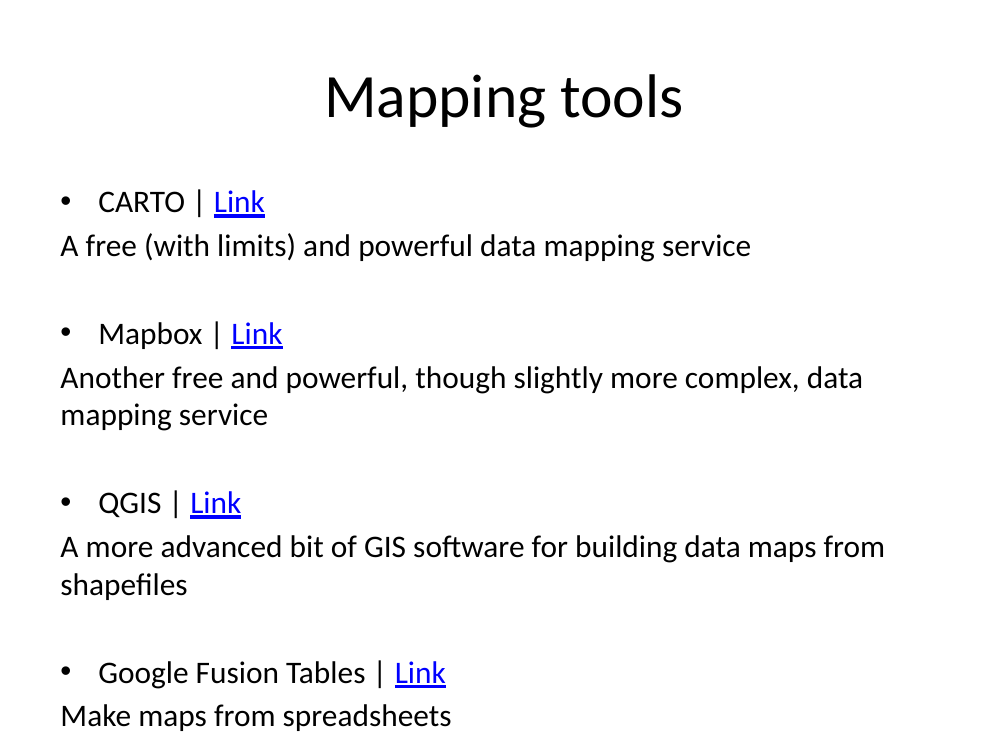
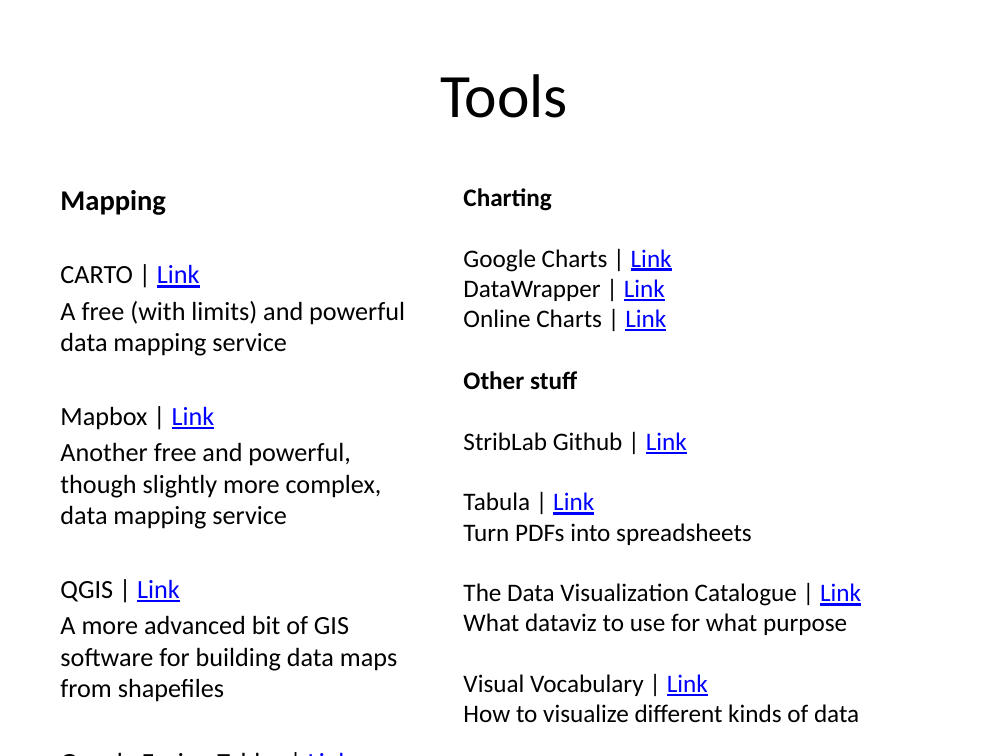
Before and after one commit to jeffhargarten/20181127-umn_class, a slide deck: slide 11 of data_presentation.pptx (slide 9 before the commit). Drawn at 1008x756 pixels with LibreOffice and Linux fonts; fonts in the diff are those of the drawing. Boxes give left, top, right and bottom in pixels: in the first picture for what was removed or moved away, otherwise in the second. Text is boxed around its words. In the diff, an @@ line names an element or a change of style, - is before the commit and + after.

```diff
--- a/data_presentation.pptx
+++ b/data_presentation.pptx
@@ title at (x1=440, y1=74, x2=568, y2=118): text changed @@
-Mapping tools
+Tools
@@ text at (x1=60, y1=190, x2=166, y2=215): paragraph added @@
+Mapping
@@ text added at (x1=463, y1=188, x2=672, y2=331), 18 pt, text #000000 @@
+Charting
+Google Charts | Link
+DataWrapper | Link
+Online Charts | Link
@@ text at (x1=60, y1=264, x2=405, y2=702): size 22.4 to 18.7 pt; bullet • to none @@
@@ text added at (x1=463, y1=371, x2=861, y2=723), 18 pt, text #000000 @@
+Other stuff
+StribLab Github | Link
+Tabula | Link
+Turn PDFs into spreadsheets
+The Data Visualization Catalogue | Link
+What dataviz to use for what purpose
+Visual Vocabulary | Link
+How to visualize different kinds of data
```
Also in this commit, not shown: 5 other slides changed, 2 slides removed.
